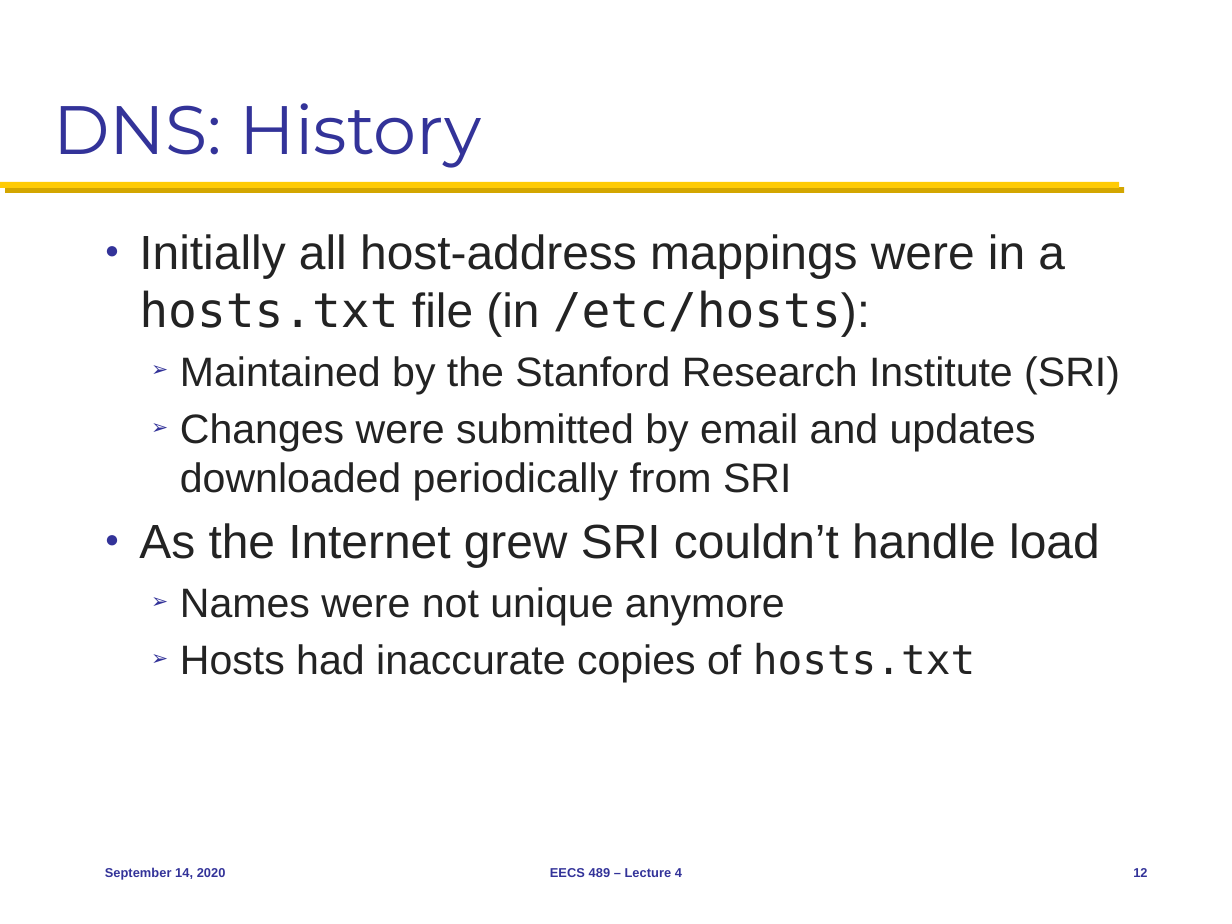
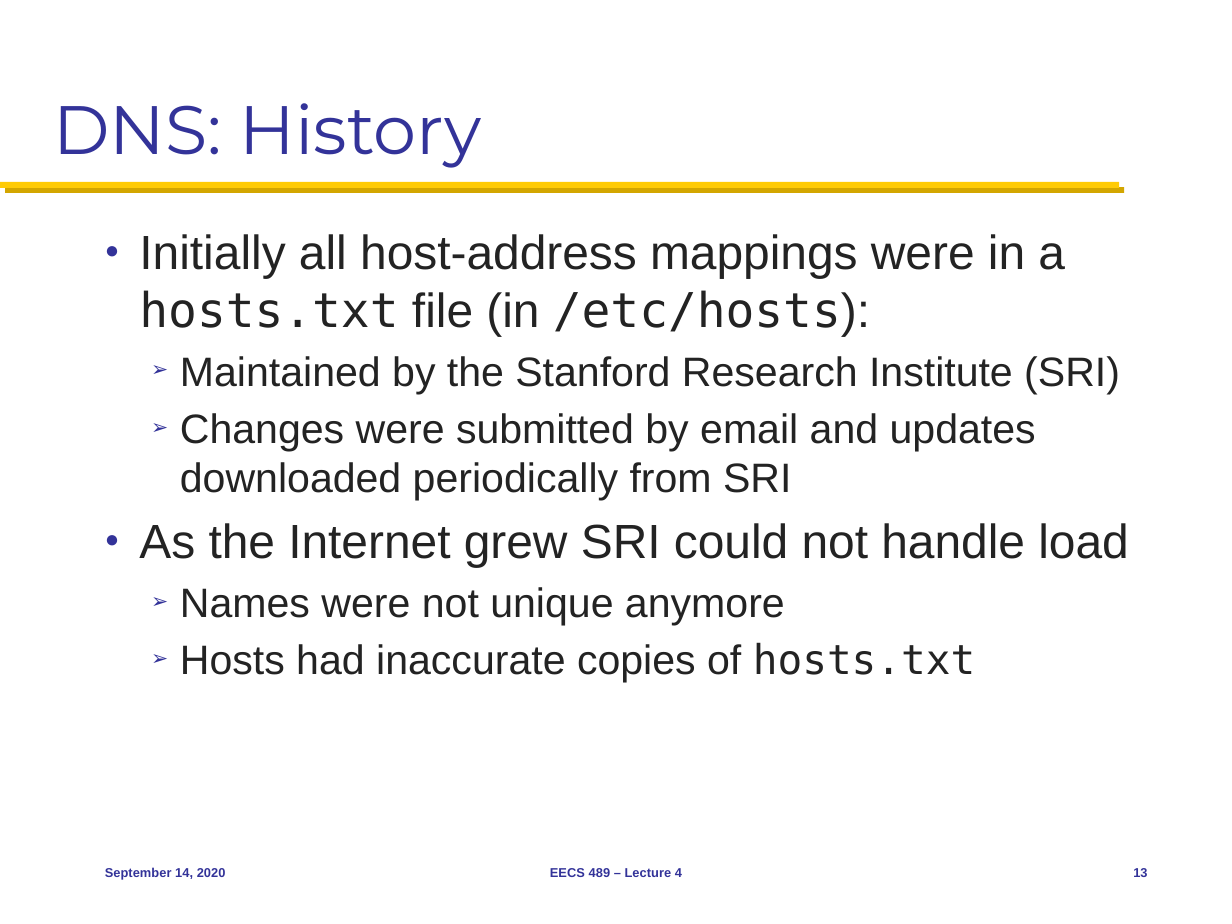
Before and after one commit to mosharaf/eecs489, a slide deck: slide 13 of Slides/091420.pptx (slide 12 before the commit). Drawn at 1232x924 pixels with LibreOffice and Linux fonts; fonts in the diff are those of the drawing. Boxes give left, top, right and bottom in pixels: in the first picture for what was removed or moved away, otherwise in the second. Text is boxed around its words. In the diff, an @@ line names an element or a change of style, - is before the commit and + after.

```diff
--- a/Slides/091420.pptx
+++ b/Slides/091420.pptx
@@ text at [139,523,1129,567]: text changed @@
-● As the Internet grew SRI couldn’t handle load
+● As the Internet grew SRI could not handle load
```
Also in this commit, not shown: 4 other slides changed, 2 slides added.
